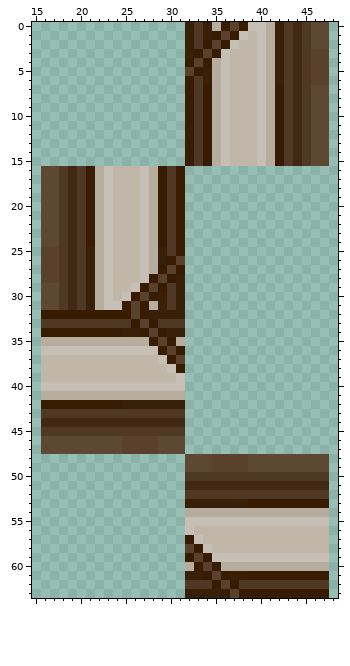
A pixel-art sprite gets an edit: Resources/Textures/Civ14/Structures/Walls/medieval.rsi/medieval6.png. Above, as it was before the edit.
The file is 64x64 pixels. Colours within 5 levels of each other are drawn and written as one. Shown: x 15..48, y 0..63.
The result:
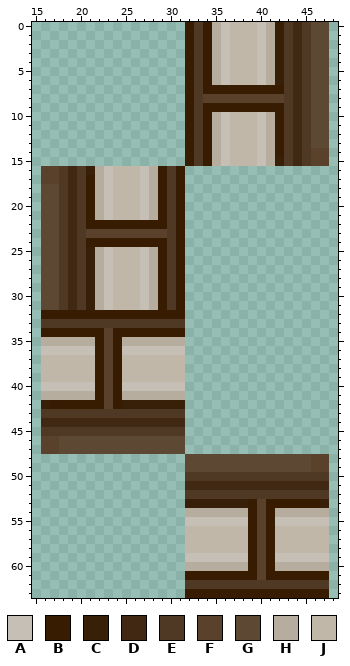
Palette (. is transparent): A #c5bfb5  B #381c01  C #381f08  D #412813  E #4f3925  F #59412b  G #5d4834  H #b7ad9f  J #c1b7a9
Diff:
@@ x 30..48 @@
- 0 ..CECHBFBAAHCEDEGG.
- 1 ..CECBFBAJAHCEDEGG.
- 2 ..CEBFBAJJAHCEDEGG.
- 3 ..CBFBAJJJAHCEDEFF.
- 4 ..BFBHAJJJAHCEDEFF.
- 5 ..FBCHAJJJAHCEDEFF.
- 6 ..BECHAJJJAHCEDEFF.
- 7 ..BEBHAJJJAHBEDEGG.
- 8 ..BEBHAJJJAHBEDEGG.
- 9 ..BEBHAJJJAHBEDEGG.
+ 0 ..BEBHAJJJAHCEDEGG.
+ 1 ..BEBHAJJJAHCEDEGG.
+ 2 ..BEBHAJJJAHCEDEGG.
+ 3 ..BEBHAJJJAHCEDEGG.
+ 4 ..BEBHAJJJAHCEDEGG.
+ 5 ..BEBHAJJJAHCEDEGG.
+ 6 ..BEBHAJJJAHCEDEGG.
+ 7 ..BEBBBBBBBBBEDEGG.
+ 8 ..BEFFFFFFFFFEDEGG.
+ 9 ..BEBBBBBBBBBEDEGG.
 10 ..BEBHAJJJAHBEDEGG.
@@ x 15..48 @@
 13 .................BEBHAJJJAHBEDEGG.
-14 .................BEBHAJJJAHBEDEGG.
-15 .................BEBHAJJJAHBEDEGG.
-16 .GGEDEBHAJJJAHBEB.................
-17 .GGEDEBHAJJJAHBEB.................
+14 .................BEBHAJJJAHBEDEFF.
+15 .................BEBHAJJJAHCEDEFF.
+16 .FFEDECHAJJJAHBEB.................
+17 .FFEDEBHAJJJAHBEB.................
 18 .GGEDEBHAJJJAHBEB.................
@@ x 15..33 @@
 21 .GGEDEBHAJJJAHBEB..
-22 .GGEDEBHAJJJAHBEB..
-23 .GGEDEBHAJJJAHBEB..
-24 .GGEDEBHAJJJAHBEB..
-25 .FFEDECHAJJJAHCEB..
-26 .FFEDECHAJJJAHCBF..
-27 .FFEDECHAJJJAHBFB..
-28 .FFEDECHAJJJABFBC..
-29 .GGEDECHAJJABFBEC..
-30 .GGEDECHAJABFBCEC..
-31 .GGEDECHAABFBHCEC..
-32 .BBBBBBBBBBFBCCCC..
-33 .EEEEEEEEEEBFBEEE..
-34 .BBBBBBBBBCCBFBCC..
-35 .HHHHHHHHHHHHBFBH..
-36 .AAAAAAAAAAAAABFB..
-37 .JJJJJJJJJJJJJABF..
-38 .JJJJJJJJJJJJJJAB..
-39 .JJJJJJJJJJJJJJJA..
-40 .AAAAAAAAAAAAAAAA..
-41 .HHHHHHHHHHHHHHHH..
-42 .BBBBBBBBBCCCCCCC..
+22 .GGEDEBBBBBBBBBEB..
+23 .GGEDEFFFFFFFFFEB..
+24 .GGEDEBBBBBBBBBEB..
+25 .GGEDECHAJJJAHBEB..
+26 .GGEDECHAJJJAHBEB..
+27 .GGEDECHAJJJAHBEB..
+28 .GGEDECHAJJJAHBEB..
+29 .GGEDECHAJJJAHBEB..
+30 .GGEDECHAJJJAHBEB..
+31 .GGEDECHAJJJAHBEB..
+32 .BBBBBBBBBBBBBBBB..
+33 .EEEEEEEEEEEEEEEE..
+34 .BBBBBBBFBBBBBBBB..
+35 .HHHHHHBFBHHHHHHH..
+36 .AAAAAABFBAAAAAAA..
+37 .JJJJJJBFBJJJJJJJ..
+38 .JJJJJJBFBJJJJJJJ..
+39 .JJJJJJBFBJJJJJJJ..
+40 .AAAAAABFBAAAAAAA..
+41 .HHHHHHBFBHHHHHHH..
+42 .CBBBBBBFBCCCCCCC..
 43 .EEEEEEEEEEEEEEEE..
@@ x 15..48 @@
 45 .EEEEEEEEEEEEEEEE.................
-46 .GGGGGGGGGFFFFGGG.................
-47 .GGGGGGGGGFFFFGGG.................
-48 .................GGGFFFFGGGGGGGGG.
-49 .................GGGFFFFGGGGGGGGG.
+46 .FFGGGGGGGGGGGGGG.................
+47 .FFGGGGGGGGGGGGGG.................
+48 .................GGGGGGGGGGGGGGFF.
+49 .................GGGGGGGGGGGGGGFF.
 50 .................EEEEEEEEEEEEEEEE.
@@ x 30..48 @@
 52 ..EEEEEEEEEEEEEEEE.
-53 ..CCCCCCCBBBBBBBBB.
-54 ..HHHHHHHHHHHHHHHH.
-55 ..AAAAAAAAAAAAAAAA.
-56 ..AJJJJJJJJJJJJJJJ.
-57 ..BAJJJJJJJJJJJJJJ.
-58 ..FBAJJJJJJJJJJJJJ.
-59 ..BFBAAAAAAAAAAAAA.
-60 ..HBFBHHHHHHHHHHHH.
-61 ..CCBFBCCBBBBBBBBB.
-62 ..EEEBFBEEEEEEEEEE.
-63 ..CCCCBFBBBBBBBBBB.
+53 ..CCCCCCCBFBBBBBBC.
+54 ..HHHHHHHBFBHHHHHH.
+55 ..AAAAAAABFBAAAAAA.
+56 ..JJJJJJJBFBJJJJJJ.
+57 ..JJJJJJJBFBJJJJJJ.
+58 ..JJJJJJJBFBJJJJJJ.
+59 ..AAAAAAABFBAAAAAA.
+60 ..HHHHHHHBFBHHHHHH.
+61 ..BBBBBBBBFBBBBBBB.
+62 ..EEEEEEEEEEEEEEEE.
+63 ..BBBBBBBBBBBBBBBB.
